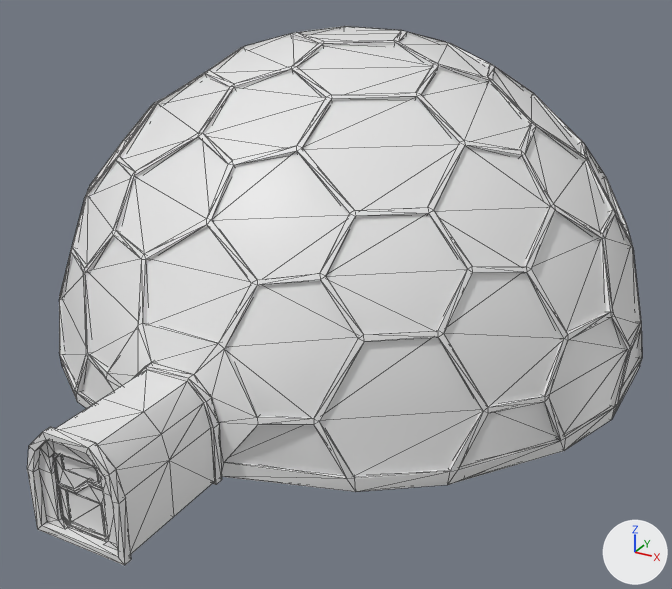
The COLLADA model assets/3d/hydropon_dome/hydropon_dome.dae, before and after one commit.
Camera for both pictures: a 50 mm lens placed at (21.0, -36.8, 21.6), pointed at (1.4, -1.2, 3.8). Lighting does not change. The marker at lower right points along +X, +Y and +Z. Mesh edges are drawn as thin lines. Materials are left out; every surface is plain grey. Where no turn or scale is listed for an object, it has been applied to the vertices. Vertices at the same position are counted once.

Script lines for the objects in view, before the commit:
```python
me_hydropon_dome = bpy.data.meshes.new('hydropon_dome')
me_hydropon_dome.from_pydata(...)  # 1316 vertices, 2736 faces; spans x -14.7..14.7, y -20.6..14.7, z -0.1..15.2
# faces by material slot: [2108, 628]
me_hydropon_dome.materials.append(mat_hydropon_dome)
me_hydropon_dome.materials.append(mat_mars_tent)
ob_node = bpy.data.objects.new('Node', me_hydropon_dome)
ob_node.location = (0.0, 2.92, 0.06)
```
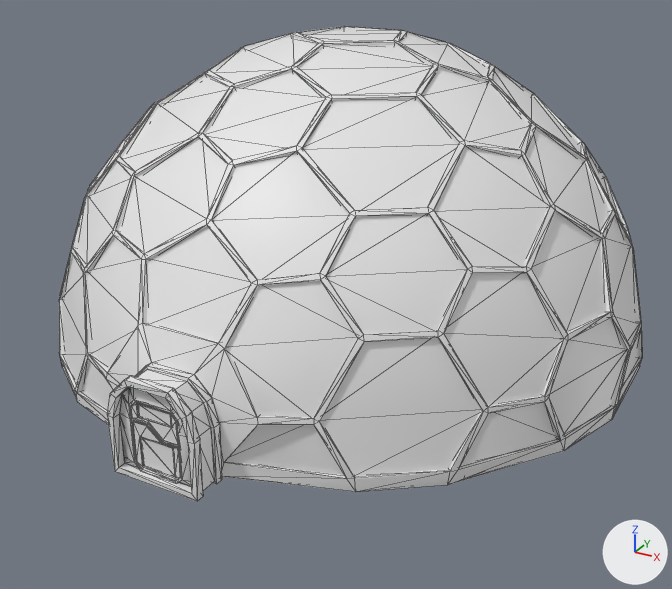
The newer file is also turned or shifted as a whole; pictures and numbers use the older file's frame.

Location of each change, (x1, y1, x2, y2) in pixels of the pictures (672 x 589 px):
```json
{"object": "Node", "change": "reshaped", "before": [27, 26, 642, 565], "after": [59, 26, 642, 501], "on screen": "12% shorter"}
{"part": 1, "of": "me_hydropon_dome", "change": "added", "after": [130, 420, 182, 484]}
{"part": 2, "of": "me_hydropon_dome", "change": "deleted", "before": [39, 440, 118, 551]}
{"part": 3, "of": "me_hydropon_dome", "change": "built on", "before": [27, 382, 214, 565], "after": [107, 376, 214, 501]}
```

Edits to the scene script, one JSON object a line:
```json
{"block": "me_hydropon_dome", "where": "# used by ob_node; location = (0.0, 2.92, 0.06)"}
{"op": "remove", "block": "me_hydropon_dome", "code": "me_hydropon_dome.from_pydata(...)  # 1316 vertices, 2736 faces; spans x -14.7..14.7, y -20.6..14.7, z -0.1..15.2"}
{"op": "add", "block": "me_hydropon_dome", "code": "me_hydropon_dome.from_pydata(...)  # 1290 vertices, 2718 faces; spans x -14.7..14.7, y -16.3..14.7, z -0.1..15.2"}
{"block": "me_hydropon_dome", "change": "me_hydropon_dome part 1: a new loose piece of 42 vertices spanning x -1.2..1.2, y -16.1..-16.0, z 0.1..2.5"}
{"block": "me_hydropon_dome", "change": "me_hydropon_dome part 2: 6 loose pieces with 138 vertices, spanning x -1.8..1.8, y -20.3..-15.3, z 0.1..4.1, are deleted"}
{"block": "me_hydropon_dome", "change": "me_hydropon_dome part 3"}
{"block": "me_hydropon_dome", "change": "57 vertices are removed from x -1.8..2.0, y -20.6..-15.2, z 0.0..4.4"}
{"block": "me_hydropon_dome", "change": "196 faces are deleted"}
{"block": "me_hydropon_dome", "change": "6 vertices in x -2.1..2.1, y -20.2, z -0.1..3.6 move by (0.0, 3.9, 0.0)"}
{"block": "me_hydropon_dome", "change": "22 vertices move from x -2.1..2.1, y -20.6..-15.3, z -0.1..4.2 to x -2.1..2.0, y -16.3..-15.1, z -0.1..4.4"}
{"block": "me_hydropon_dome", "change": "101 vertices are added at x -1.8..2.1, y -16.3..-15.1, z -0.1..4.4"}
{"block": "me_hydropon_dome", "change": "15 new vertices lie (0.0, 0.0, 0.6) away from vertices in x -1.2..1.2, y -20.6..-15.9, z 2.5..4.1"}
{"block": "me_hydropon_dome", "change": "6 new vertices lie (0.0, 0.0, -2.1) away from vertices in x -1.8..1.8, y -16.1..-15.9, z 2.5"}
{"block": "me_hydropon_dome", "change": "5 new vertices lie (1.6, 0.0, 0.0) away from vertices in x -0.8..0.9, y -20.6..-16.0, z 0.3..4.1"}
{"block": "me_hydropon_dome", "change": "328 new faces join them"}
```
